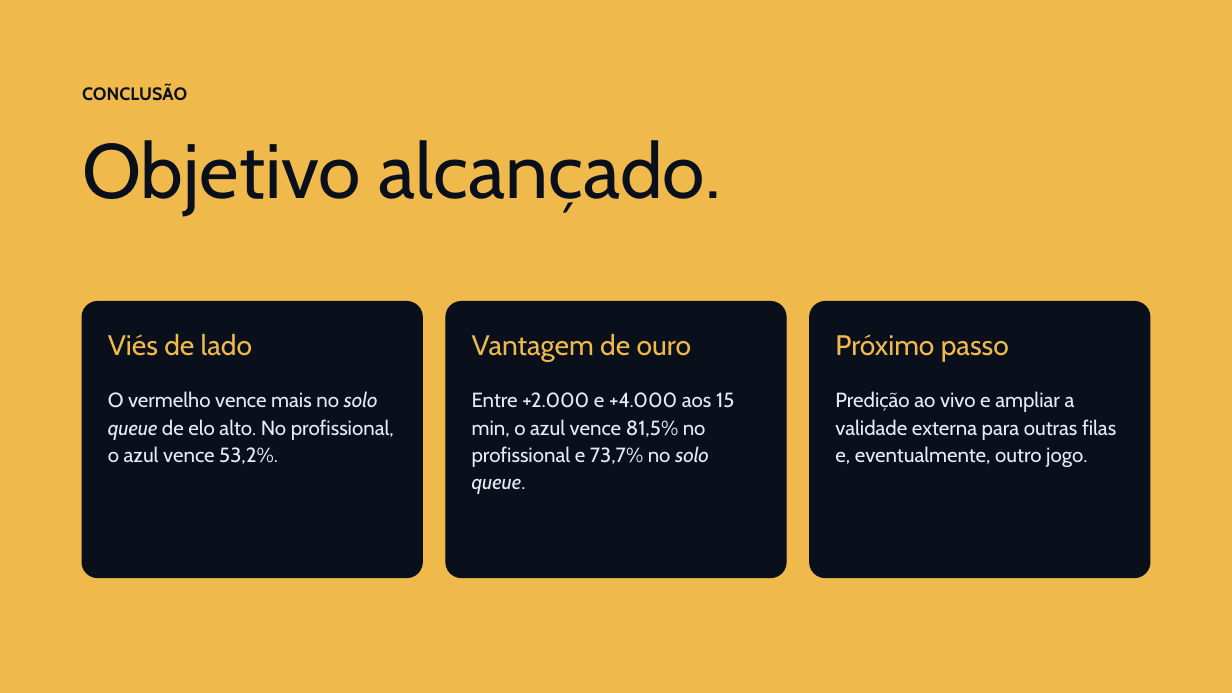
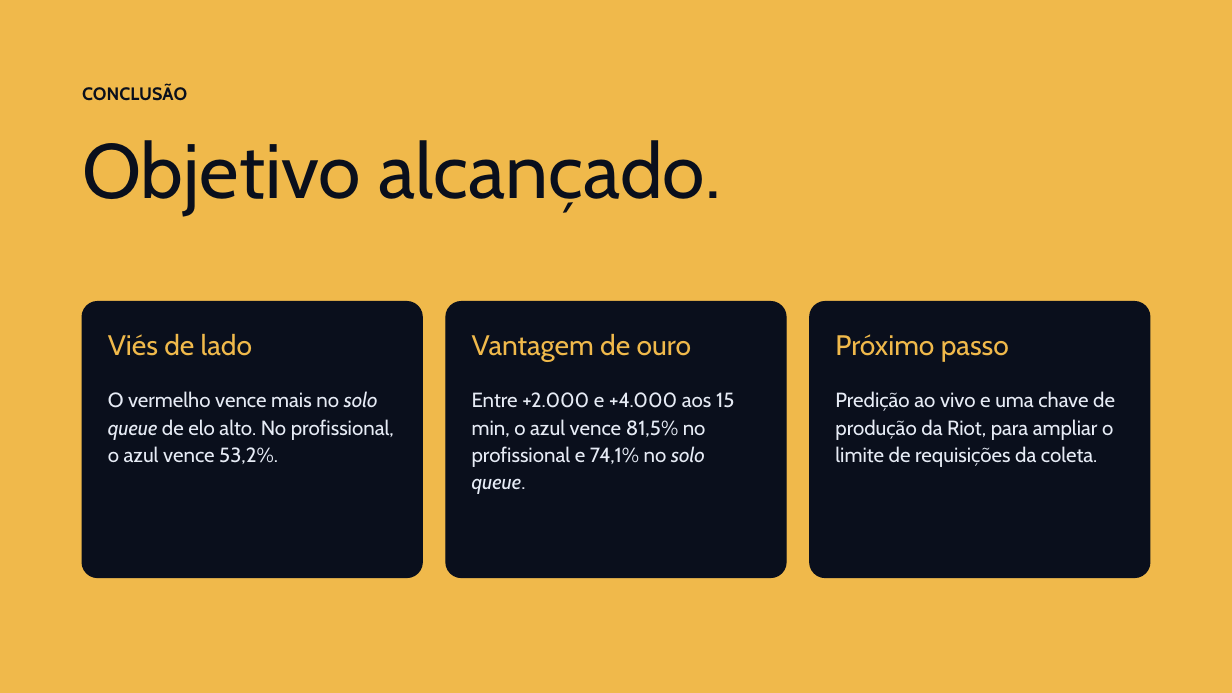
Before and after one commit to tamiosso125/lol-analytics, a slide deck: slide 17 of docs/bellestraiko_defesa_v4.pptx. Drawn at 1232x693 pixels with LibreOffice and Linux fonts; fonts in the diff are those of the drawing. Boxes give left, top, right and bottom in pixels: in the first picture for what was removed or moved away, otherwise in the second. Text is boxed around its words. In the diff, an @@ line names an element or a change of style, - is before the commit and + after.

```diff
--- a/docs/bellestraiko_defesa_v4.pptx
+++ b/docs/bellestraiko_defesa_v4.pptx
@@ text at [472, 392, 734, 494]: text changed @@
-Entre +2.000 e +4.000 aos 15 min, o azul vence 81,5% no profissional e 73,7% no solo queue.
+Entre +2.000 e +4.000 aos 15 min, o azul vence 81,5% no profissional e 74,1% no solo queue.
@@ text at [835, 391, 1115, 467]: text changed @@
-Predição ao vivo e ampliar a validade externa para outras filas e, eventualmente, outro jogo.
+Predição ao vivo e uma chave de produção da Riot, para ampliar o limite de requisições da coleta.
```
Also in this commit, not shown: 6 other slides changed, 1 other file.
